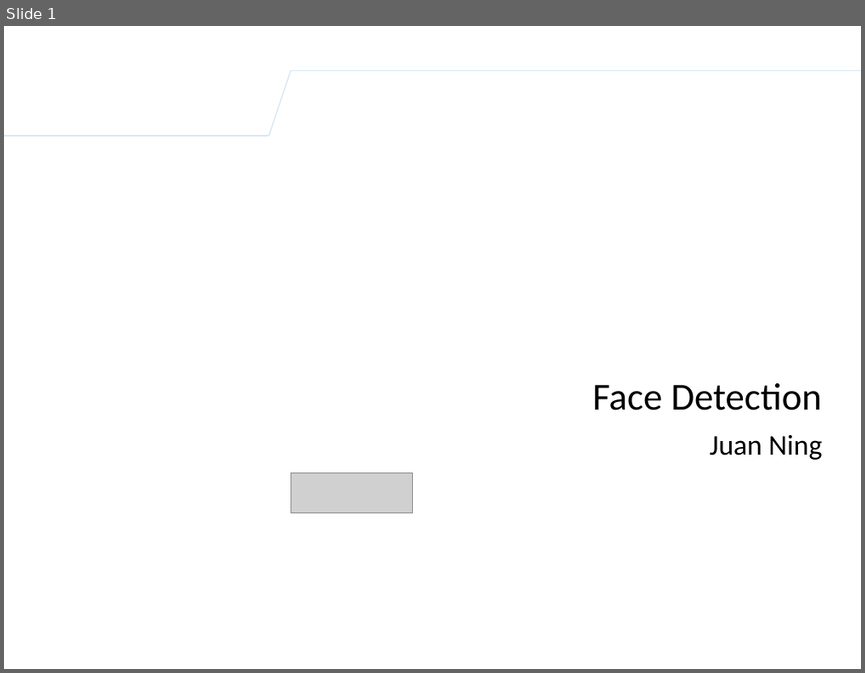
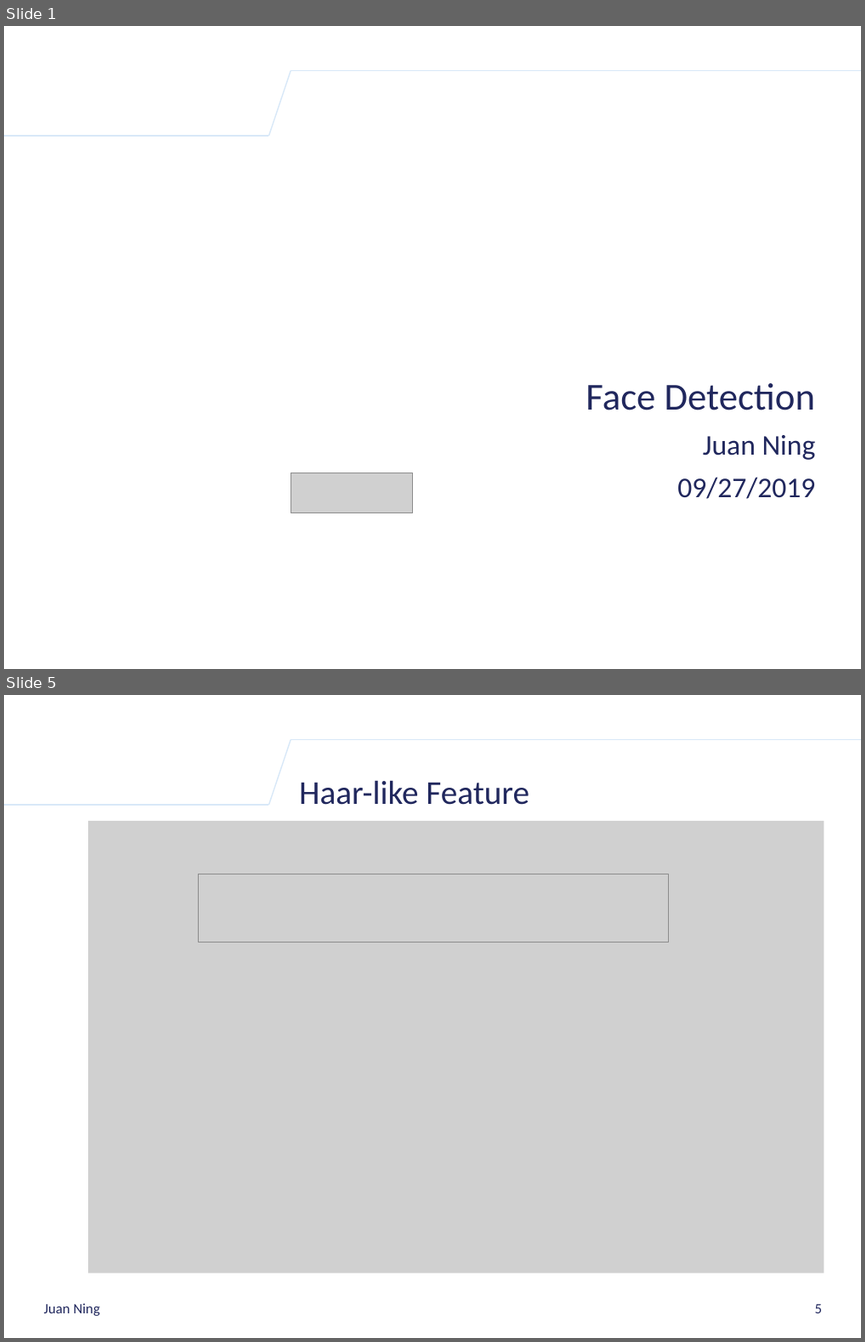
Before and after one commit to k-ning/SHARING, a slide deck: AdaBoost_Algorithm_Presentation.pptx. Shown one above the other, each under a label of ours: slide 1 before the commit, slides 1 and 5 after it; the slides between them are not shown. The pictures are 865x673 and 865x1342 pixels, drawn with LibreOffice and Linux fonts; fonts in the diff are those of the drawing; grey boxes stand for pictures; background and template pictures are left out. Boxes give left, top, right and bottom in pixels: in the first picture for what was removed or moved away, otherwise in the second. Text is boxed around its words. In the diff, an @@ line names an element or a change of style, - is before the commit and + after.

```diff
--- a/AdaBoost_Algorithm_Presentation.pptx
+++ b/AdaBoost_Algorithm_Presentation.pptx
@@ slide 5 added at box(4, 695, 861, 1338), background #FFFFFF; not listed: 3 template elements that a slide beside it also shows @@
@@ title added at box(299, 780, 529, 805), 28 pt, text #20275D @@
+Haar-like Feature
@@ picture added at box(88, 821, 823, 1273) @@
@@ picture added at box(199, 874, 669, 942) @@
@@ text added at box(44, 1303, 100, 1315), 12 pt, text #20275D @@
+Juan Ning
@@ page number added at box(815, 1304, 822, 1313), 12 pt, text #20275D @@
+5
@@ slide 1 changed as well @@
@@ text "Face Detection": place and size @@
-text "Face Detection" at box(592, 383, 822, 460)
+text "Face Detection" at box(585, 383, 816, 499)
@@ text at box(585, 383, 816, 460): text colour #000000 to #20275D in "Face Detection", "Juan Ning" @@
@@ text at box(677, 476, 815, 499): paragraph added @@
+09/27/2019
```
Also in this commit, not shown: 7 other slides changed, 7 other slides added, 1 slide removed.
